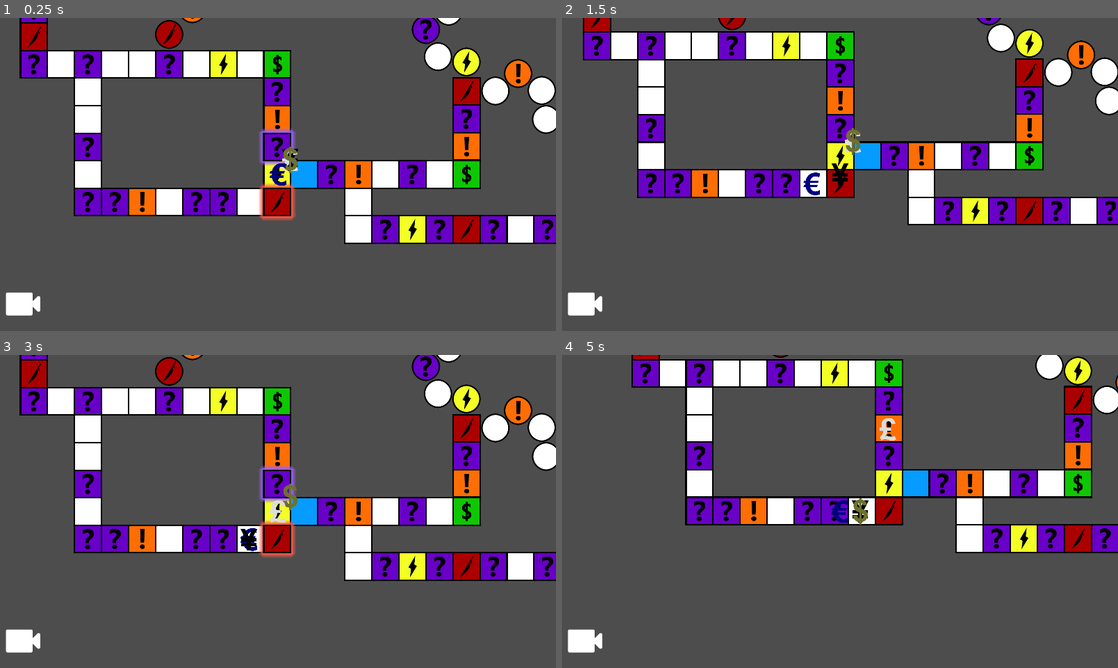
Above: before the commit, frames 1-4 (two rows, left to right).
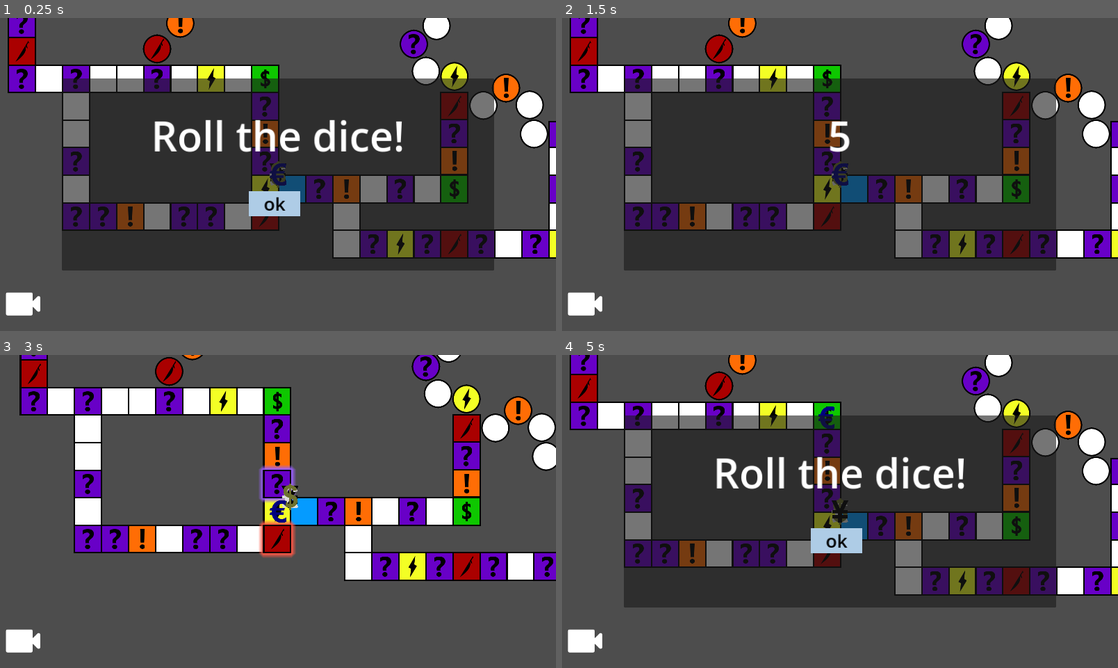
Above: after the commit, the same moments.

Repository: hfxbse/mparty
Game: Godot game, scene res://main/main.tscn
Same seed, same stepped clock (60 frames per second), same inputs: the game is played once before the commit and once after it.
Inputs (mouse positions are in pixels of both pictures, inside the frame that each line leads up to):
- Up to frame 1 (0.25 s): no input
- Up to frame 2 (1.5 s): click (834, 202) at 0.5 s, where only the run after the commit has a clickable "ok"; click (840, 202) at 1.27 s
- Up to frame 3 (3 s): move the mouse to (400, 495) at 2.02 s; hold M 2.03-2.78 s; click (400, 495) at 2.17 s; tap Enter at 2.75 s; move the mouse to (166, 527) at 2.77 s; tap P at 2.85 s; click (166, 527) at 2.92 s
- Up to frame 4 (5 s): click (840, 483) at 3.5 s; click (840, 539) at 4.27 s

The runs differ from the first frame. In frame 1, 58% of the frame differs, in the area x 1-100%, y 0-81%; in frame 2, 62%; in frame 3, 0.4%; in frame 4, 63%.

Commit message:
Integrate dice panel into main loop
PR #29
Co-authored-by: KevinBasener <120453853+KevinBasener@users.noreply.github.com>

Diff:
--- a/dice/Dice.gd
+++ /dev/null
@@ -1,13 +0,0 @@
-extends Panel
-
-@onready var animation = $AnimationPlayer
-@onready var label = $Label
-@onready var button = $Button
-
-func _on_button_pressed():
-	var random = randi_range(1,6)
-
-	animation.play("popUpScale")
-	label.set_text(String("%d" % random))
-	animation.play("popUpScale")
-	button.hide()
--- a/dice/Dice.tscn
+++ /dev/null
@@ -1,81 +0,0 @@
-[gd_scene load_steps=5 format=3 uid="uid://pafrdl87j2l4"]
-
-[ext_resource type="Script" path="res://dice/Dice.gd" id="1_2eigy"]
-
-[sub_resource type="StyleBoxFlat" id="StyleBoxFlat_bbr11"]
-bg_color = Color(0.682353, 0.8, 0.901961, 1)
-
-[sub_resource type="Animation" id="Animation_2mnru"]
-resource_name = "popUpUniversal"
-tracks/0/type = "value"
-tracks/0/imported = false
-tracks/0/enabled = true
-tracks/0/path = NodePath(".:scale")
-tracks/0/interp = 1
-tracks/0/loop_wrap = true
-tracks/0/keys = {
-"times": PackedFloat32Array(0, 0.6),
-"transitions": PackedFloat32Array(1, 1),
-"update": 0,
-"values": [Vector2(0, 0), Vector2(1, 1)]
-}
-
-[sub_resource type="AnimationLibrary" id="AnimationLibrary_d273h"]
-_data = {
-"popUpUniversal": SubResource("Animation_2mnru")
-}
-
-[node name="Control" type="Control"]
-layout_mode = 3
-anchors_preset = 15
-anchor_right = 1.0
-anchor_bottom = 1.0
-grow_horizontal = 2
-grow_vertical = 2
-
-[node name="Panel" type="Panel" parent="."]
-layout_mode = 0
-offset_left = 117.0
-offset_top = 122.0
-offset_right = 1044.0
-offset_bottom = 520.0
-scale = Vector2(0.966667, 0.966667)
-pivot_offset = Vector2(336, 166)
-script = ExtResource("1_2eigy")
-
-[node name="Button" type="Button" parent="Panel"]
-layout_mode = 1
-anchors_preset = -1
-anchor_left = 0.342
-anchor_top = 1.167
-anchor_right = 0.342
-anchor_bottom = 1.167
-offset_left = 81.932
-offset_top = -231.309
-offset_right = 187.932
-offset_bottom = -178.309
-theme_override_colors/font_color = Color(0, 0, 0, 1)
-theme_override_colors/font_hover_color = Color(0, 1, 0, 1)
-theme_override_font_sizes/font_size = 38
-theme_override_styles/normal = SubResource("StyleBoxFlat_bbr11")
-action_mode = 0
-text = "ok"
-
-[node name="Label" type="Label" parent="Panel"]
-layout_mode = 0
-offset_left = 160.167
-offset_top = 53.5
-offset_right = 685.167
-offset_bottom = 172.5
-theme_override_colors/font_color = Color(1, 1, 1, 1)
-theme_override_font_sizes/font_size = 85
-text = "Roll the dice!"
-horizontal_alignment = 1
-vertical_alignment = 1
-
-[node name="AnimationPlayer" type="AnimationPlayer" parent="Panel"]
-libraries = {
-"": SubResource("AnimationLibrary_d273h")
-}
-
-[connection signal="pressed" from="Panel/Button" to="Panel" method="_on_button_pressed"]
--- /dev/null
+++ b/dice/dice.gd
@@ -0,0 +1,15 @@
+extends CanvasLayer
+
+@onready var label = $Panel/Label
+@onready var button = $Panel/Button
+
+signal dice_number(dnumber: int)
+
+func _on_button_pressed():
+	var random = randi_range(1,12)
+
+	label.set_text(String("%d" % random))
+	button.hide()
+	await get_tree().create_timer(1.5).timeout
+	dice_number.emit(random)
+	visible = false
--- /dev/null
+++ b/dice/dice.tscn
@@ -0,0 +1,71 @@
+[gd_scene load_steps=3 format=3 uid="uid://dvvoykdhhq6x5"]
+
+[sub_resource type="GDScript" id="GDScript_psmr3"]
+script/source = "extends CanvasLayer
+
+@onready var label = $Panel/Label
+@onready var button = $Panel/Button
+
+signal dice_number(dnumber: int)
+
+func _on_button_pressed():
+	var random = randi_range(1,12)
+
+	label.set_text(String(\"%d\" % random))
+	button.hide()
+	await get_tree().create_timer(1.5).timeout
+	dice_number.emit(random)
+	visible = false
+"
+
+[sub_resource type="StyleBoxFlat" id="StyleBoxFlat_bbr11"]
+bg_color = Color(0.682353, 0.8, 0.901961, 1)
+
+[node name="Control" type="CanvasLayer"]
+script = SubResource("GDScript_psmr3")
+
+[node name="Panel" type="Panel" parent="."]
+anchors_preset = 8
+anchor_left = 0.5
+anchor_top = 0.5
+anchor_right = 0.5
+anchor_bottom = 0.5
+offset_left = -448.0
+offset_top = -199.0
+offset_right = 448.0
+offset_bottom = 199.0
+grow_horizontal = 2
+grow_vertical = 2
+pivot_offset = Vector2(336, 166)
+
+[node name="Button" type="Button" parent="Panel"]
+layout_mode = 1
+anchors_preset = -1
+anchor_left = 0.342
+anchor_top = 1.167
+anchor_right = 0.342
+anchor_bottom = 1.167
+offset_left = 81.932
+offset_top = -231.309
+offset_right = 187.932
+offset_bottom = -178.309
+theme_override_colors/font_color = Color(0, 0, 0, 1)
+theme_override_colors/font_hover_color = Color(0, 1, 0, 1)
+theme_override_font_sizes/font_size = 38
+theme_override_styles/normal = SubResource("StyleBoxFlat_bbr11")
+action_mode = 0
+text = "ok"
+
+[node name="Label" type="Label" parent="Panel"]
+layout_mode = 0
+offset_left = 184.0
+offset_top = 59.0
+offset_right = 712.0
+offset_bottom = 178.0
+theme_override_colors/font_color = Color(1, 1, 1, 1)
+theme_override_font_sizes/font_size = 85
+text = "Roll the dice!"
+horizontal_alignment = 1
+vertical_alignment = 1
+
+[connection signal="pressed" from="Panel/Button" to="." method="_on_button_pressed"]
--- a/main/main.gd
+++ b/main/main.gd
@@ -81,8 +81,14 @@
 		player.sprite.visibility_layer = 9
 
 
-func roll_dice():	# roll dice and return the eyecount
-	return 3
+func roll_dice():
+	var dice_menu = preload("res://dice/dice.tscn").instantiate()
+	add_child(dice_menu)
+
+	var dice_value = await dice_menu.dice_number
+	remove_child(dice_menu)
+
+	return dice_value
 
 
 func player_turn(player):
--- a/project.godot
+++ b/project.godot
@@ -13,7 +13,6 @@
 config/name="mparty"
 run/main_scene="res://main/main.tscn"
 config/features=PackedStringArray("4.0", "GL Compatibility")
-config/icon="res://player/icon.svg"
 
 [display]
 
